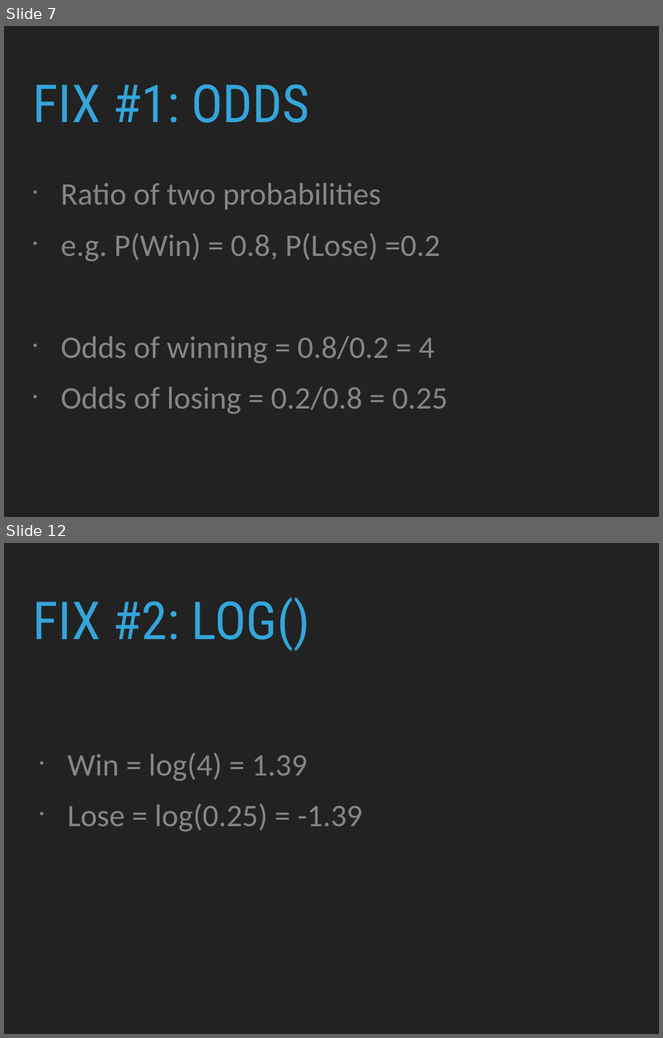
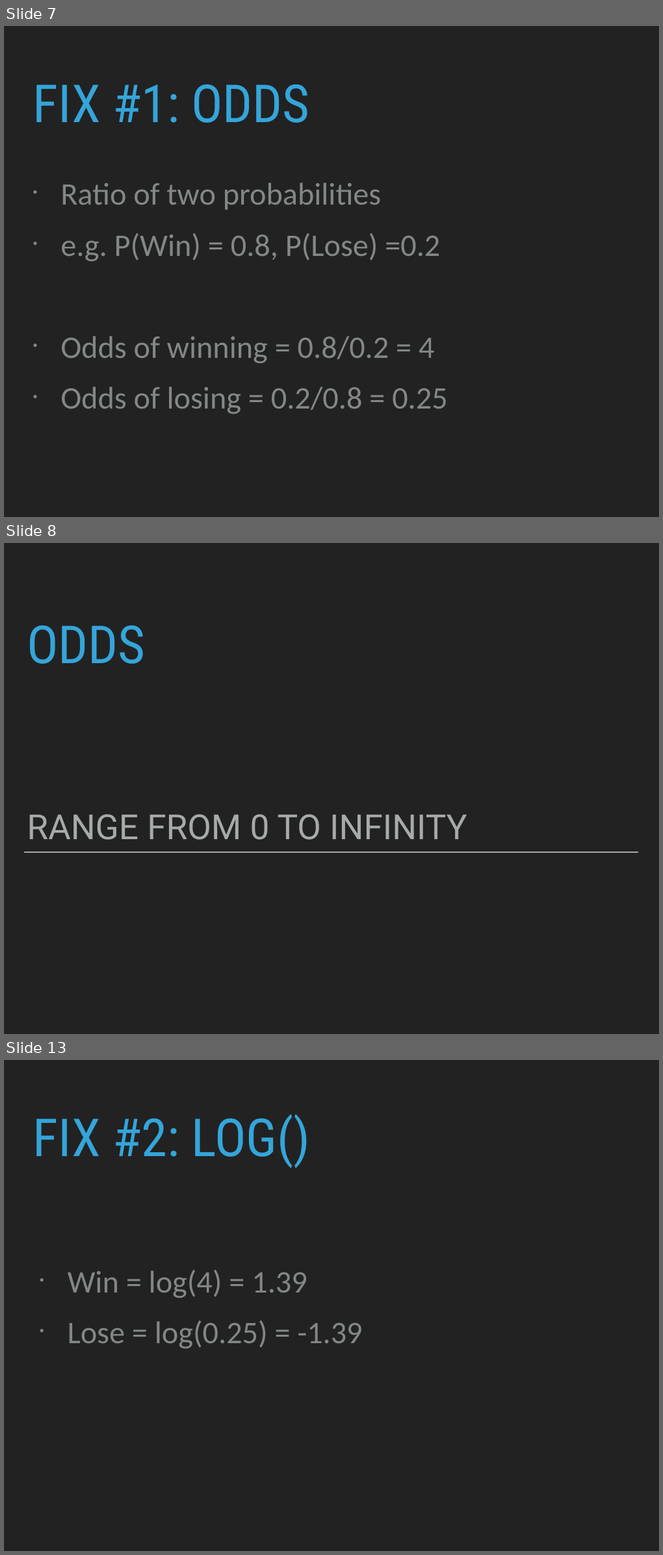
Before and after one commit to patricks1/noble-machine-learning, a slide deck: Session4/Session4_Slides.pptx. Shown one above the other, each under a label of ours: slides 7 and 12 before the commit, slides 7, 8 and 13 after it; the slides between them are not shown. The pictures are 663x1038 and 663x1555 pixels, drawn with LibreOffice and Linux fonts; fonts in the diff are those of the drawing. Boxes give left, top, right and bottom in pixels: in the first picture for what was removed or moved away, otherwise in the second. Text is boxed around its words. In the diff, an @@ line names an element or a change of style, - is before the commit and + after.

```diff
--- a/Session4/Session4_Slides.pptx
+++ b/Session4/Session4_Slides.pptx
@@ slide 8 added at <box>4,543,659,1034</box>, background #222222 @@
@@ title added at <box>27,626,145,664</box>, 82 pt, text #34A5DA @@
+ODDS
@@ text added at <box>27,815,467,840</box>, 54 pt, text #A6AAA9 @@
+RANGE FROM 0 TO INFINITY
@@ line added from (24, 852) to (639, 852), #A6AAA9 3 pt @@
@@ what was slide 12 is now slide 13 @@
```
Also in this commit, not shown: 7 slides changed, 2 other files.
